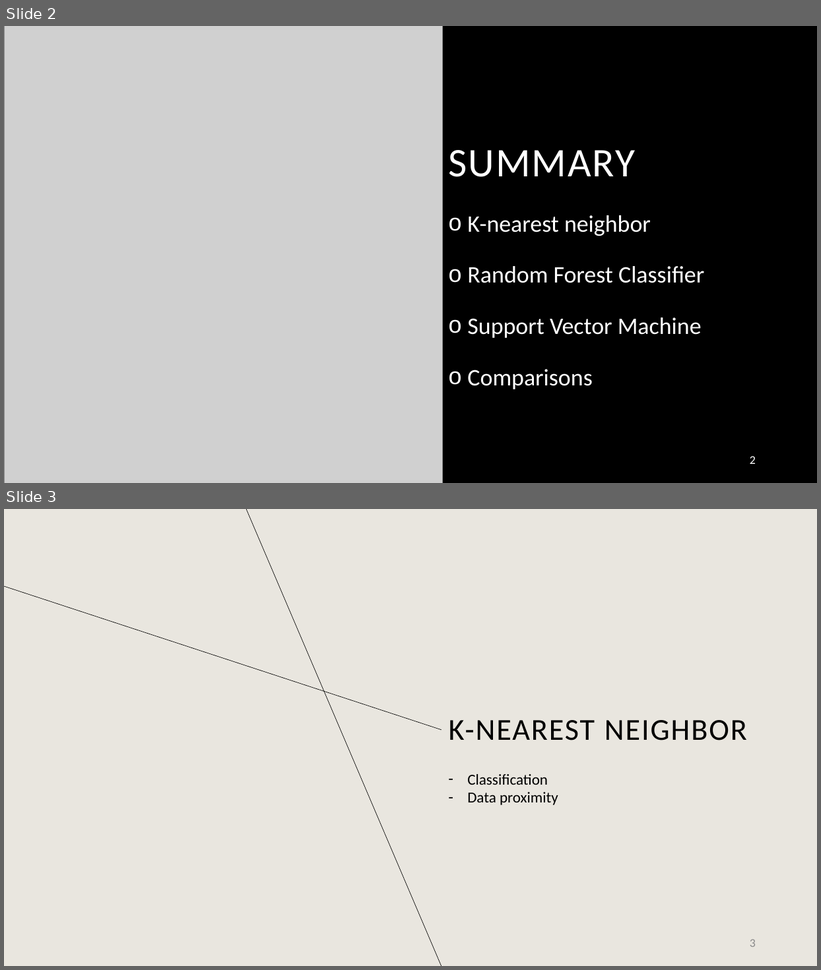
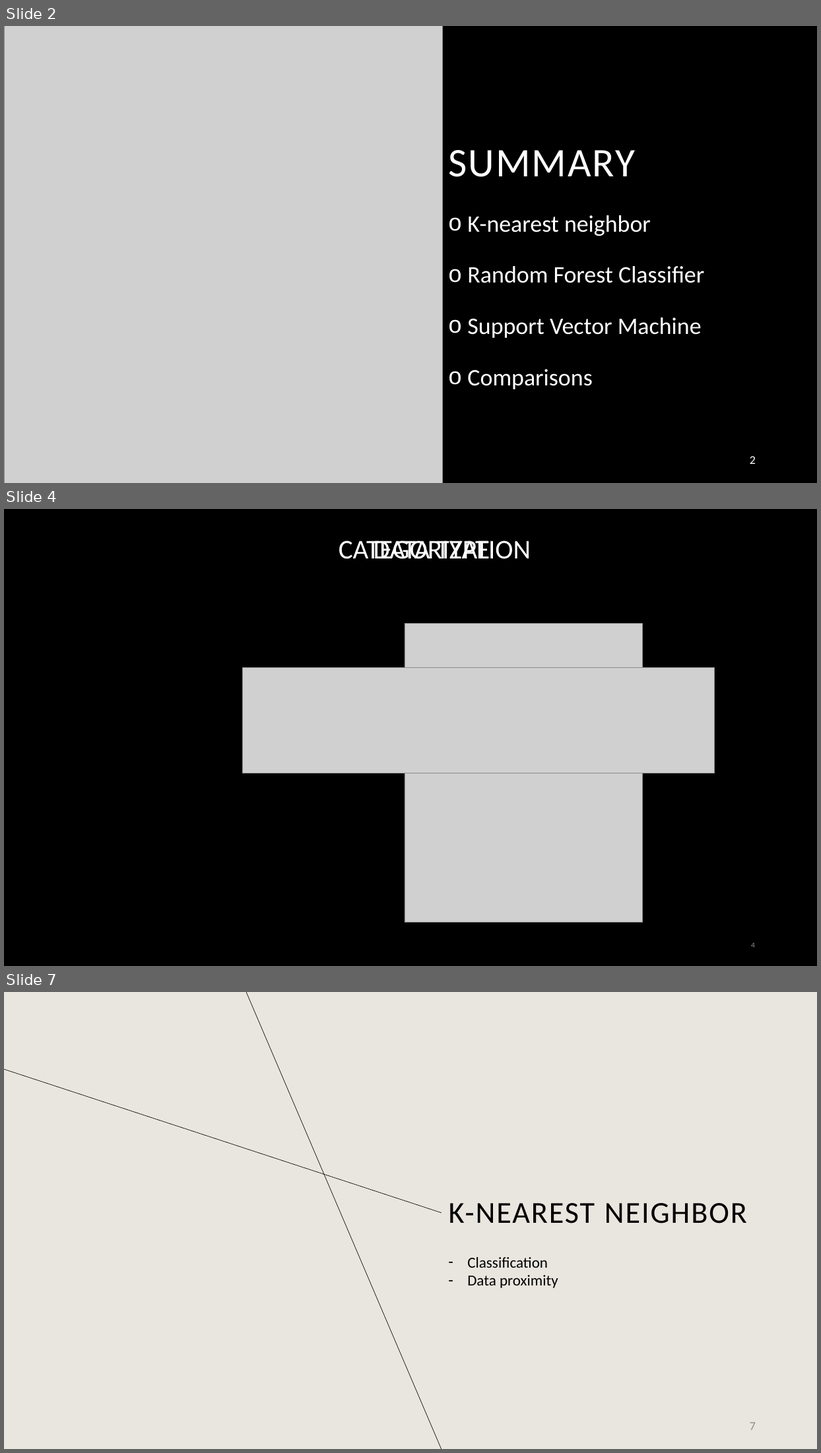
Before and after one commit to Hugo-Leyx-valade/projet-ML, a slide deck: Spotiflop_ML.pptx. Shown one above the other, each under a label of ours: slides 2 and 3 before the commit, slides 2, 4 and 7 after it; the slides between them are not shown. The pictures are 821x970 and 821x1453 pixels, drawn with LibreOffice and Linux fonts; fonts in the diff are those of the drawing; grey boxes stand for pictures; background and template pictures are left out. Boxes give left, top, right and bottom in pixels: in the first picture for what was removed or moved away, otherwise in the second. Text is boxed around its words. In the diff, an @@ line names an element or a change of style, - is before the commit and + after.

Commit message:
j'ai fais le data wrangling et pre prossessing

```diff
--- a/Spotiflop_ML.pptx
+++ b/Spotiflop_ML.pptx
@@ slide 4 added at [4,509,817,966], background #000000 @@
@@ text added at [339,541,531,559], 32 pt, text #FFFFFF @@
+CATEGORIZATION
@@ text added at [374,541,490,559], 32 pt, text #FFFFFF @@
+DATA TYPE
@@ picture added at [405,624,644,923] @@
@@ picture added at [242,667,715,773] @@
@@ page number added at [751,943,755,948], 9 pt, text #8C8C8C @@
+4
@@ what was slide 3 is now slide 7 @@
@@ page number at [750,1422,756,1430]: text changed @@
-3
+7
```
Also in this commit, not shown: 4 other slides added.
